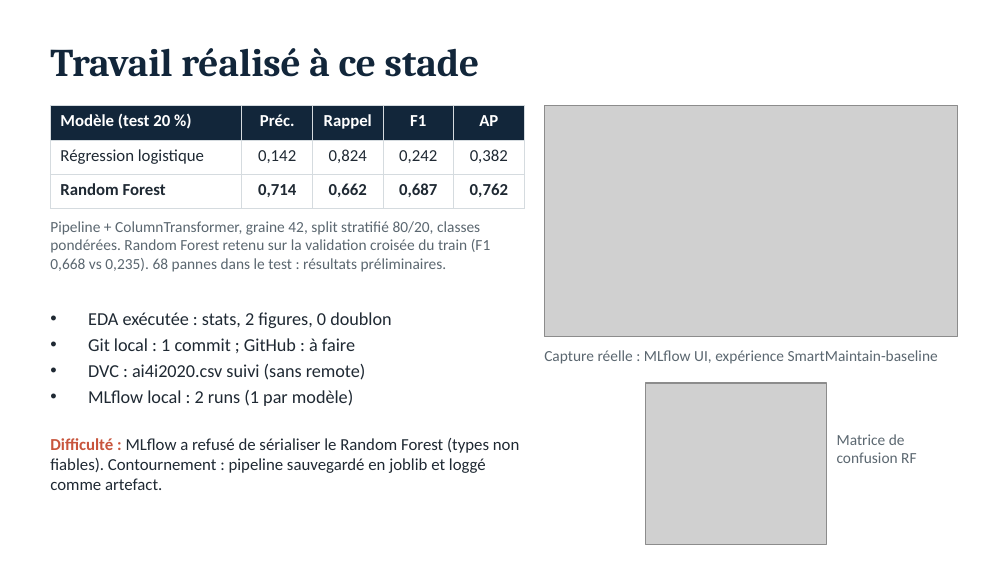
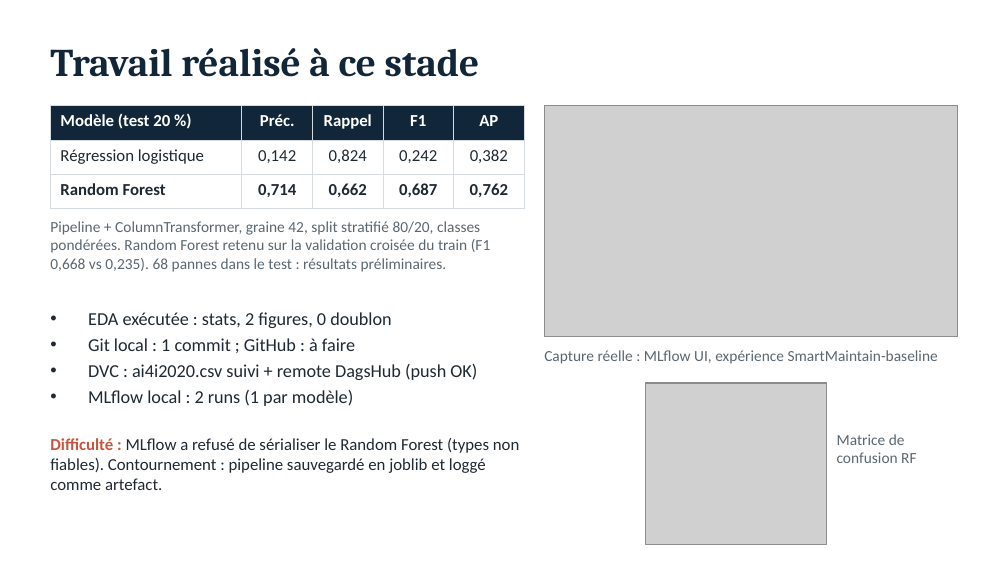
Before and after one commit to killoa/SmartMaintain, a slide deck: slide 4 of SmartMaintain_presentation.pptx. Drawn at 1008x567 pixels with LibreOffice and Linux fonts; fonts in the diff are those of the drawing; grey boxes stand for pictures. Boxes give left, top, right and bottom in pixels: in the first picture for what was removed or moved away, otherwise in the second. Text is boxed around its words. In the diff, an @@ line names an element or a change of style, - is before the commit and + after.

```diff
--- a/SmartMaintain_presentation.pptx
+++ b/SmartMaintain_presentation.pptx
@@ text at [88, 364, 477, 380]: text changed @@
-• DVC : ai4i2020.csv suivi (sans remote)
+• DVC : ai4i2020.csv suivi + remote DagsHub (push OK)
```
Also in this commit, not shown: 2 other files.
